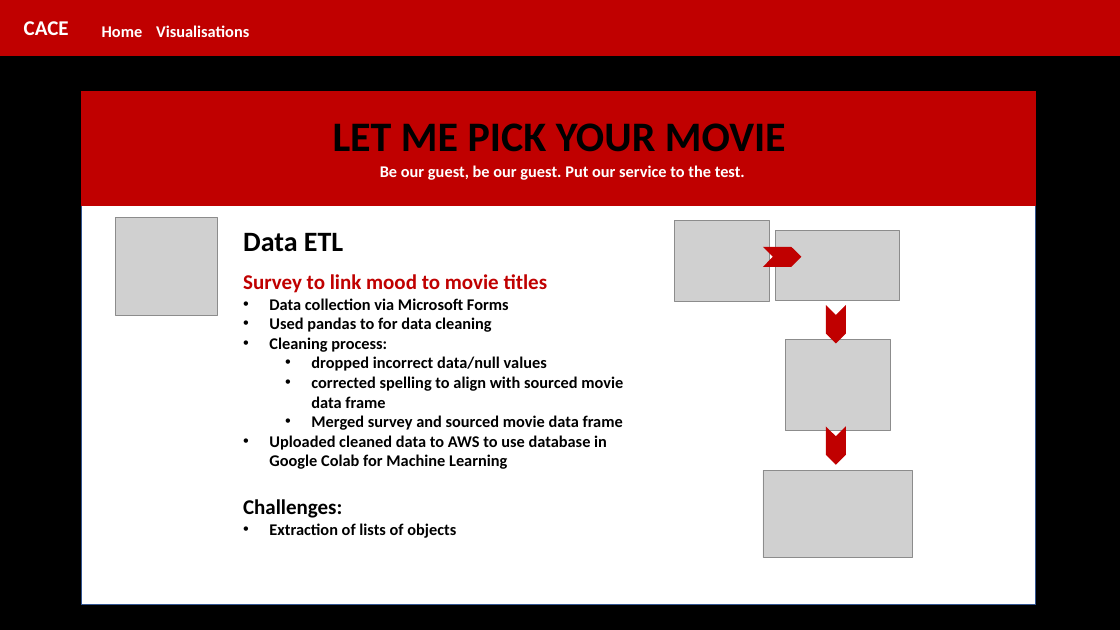
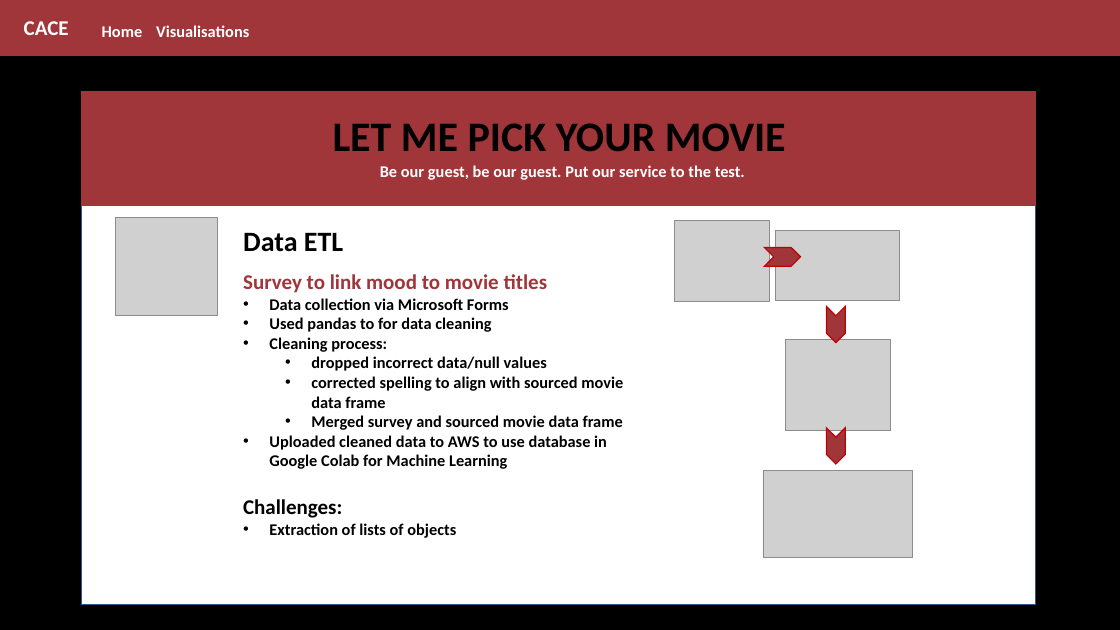
Before and after one commit to CarmenK2/Movie_Pick, a slide deck: slide 6 of Presentation/MoviePick.pptx. Drawn at 1120x630 pixels with LibreOffice and Linux fonts; fonts in the diff are those of the drawing; grey boxes stand for pictures. Boxes give left, top, right and bottom in pixels: in the first picture for what was removed or moved away, otherwise in the second. Text is boxed around its words. In the diff, an @@ line names an element or a change of style, - is before the commit and + after.

```diff
--- a/Presentation/MoviePick.pptx
+++ b/Presentation/MoviePick.pptx
@@ rectangle at (x1=0, y1=0, x2=1120, y2=55): fill #C00000 to #A0353A; outline #C00000 1 pt to #A0353A 1 pt @@
@@ rectangle at (x1=82, y1=92, x2=1036, y2=206): fill #C00000 to #A0353A; outline #C00000 1 pt to #A0353A 1 pt @@
@@ fill #C00000 to #A0353A in 3 elements at (x1=826, y1=306, x2=845, y2=342), (x1=826, y1=428, x2=845, y2=464), (x1=765, y1=248, x2=801, y2=266) @@
@@ text at (x1=243, y1=274, x2=548, y2=293): text colour #C00000 to #A0353A in "Survey to link mood to movie titles" @@
```
Also in this commit, not shown: 12 other slides changed, 3 other files.
